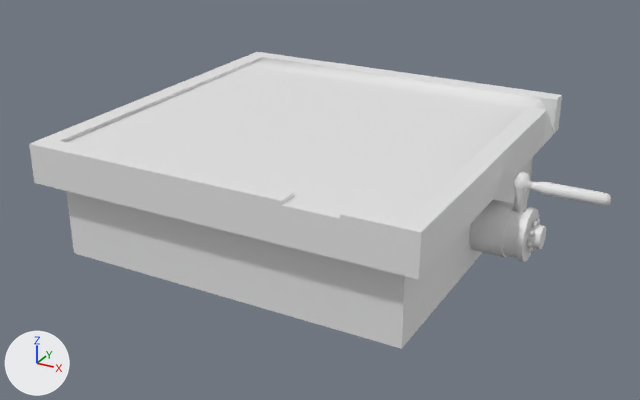
The glTF model assets/Models/Props/MapBoards/MapBoard1.glb: old version first, new version second.
One viewpoint serves both versions: a camera (50 mm lens) standing at (2.11, -3.8, 1.44) and looking at (0.1, -0.15, -0.38). The lights are fixed; the arrows at lower left show +X, +Y and +Z. The older version comes first.

Before the edit, the objects in view are built like this:
```python
me_cube = bpy.data.meshes.new('Cube')
me_cube.from_pydata(...)  # 75 vertices, 144 faces; spans x -1.0..1.0, y -1.0..1.0, z -0.6..0.0
me_cylinder = bpy.data.meshes.new('Cylinder')
me_cylinder.from_pydata(...)  # 192 vertices, 380 faces; spans x -0.131..0.317, y -0.131..0.131, z -0.131..0.131
me_cylinder_001 = bpy.data.meshes.new('Cylinder.001')
me_cylinder_001.from_pydata(...)  # 120 vertices, 236 faces; spans x -0.038..0.047, y -0.038..0.038, z -0.03..0.202
me_cylinder_002 = bpy.data.meshes.new('Cylinder.002')
me_cylinder_002.from_pydata(...)  # 80 vertices, 156 faces; spans x -0.04..0.395, y -0.03..0.03, z -0.03..0.03
ob_cube = bpy.data.objects.new('Cube', me_cube)
ob_cube.location = (0.0, 0.0, 0.0)
ob_cylinder = bpy.data.objects.new('Cylinder', me_cylinder)
ob_cylinder.location = (0.9, 0.0, -0.4)
ob_cylinder_001 = bpy.data.objects.new('Cylinder.001', me_cylinder_001)
ob_cylinder_001.location = (1.095, 0.0, -0.3)
ob_cylinder_002 = bpy.data.objects.new('Cylinder.002', me_cylinder_002)
ob_cylinder_002.location = (1.1, 0.0, -0.15)
```
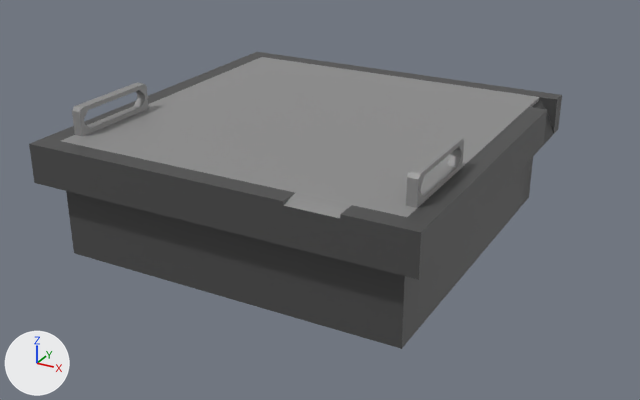
Diff of the bpy script that builds the scene:
```diff
--- a/assets/Models/Props/MapBoards/MapBoard1.glb.py
+++ b/assets/Models/Props/MapBoards/MapBoard1.glb.py
@@ mat_base @@
+mat_base = principled_material('Base')
+mat_base.base_color = (0.0712, 0.0712, 0.0712)  # dark grey #4b4b4b
@@ mat_sheet @@
+mat_sheet = principled_material('Sheet')
+mat_sheet.base_color = (0.268, 0.268, 0.268)  # grey #8d8d8d
@@ me_cube @@
 me_cube.from_pydata(...)  # 75 vertices, 144 faces; spans x -1.0..1.0, y -1.0..1.0, z -0.6..0.0
+me_cube.materials.append(mat_base)  # dark grey #4b4b4b
@@ me_cube_001 @@
+me_cube_001.from_pydata(...)  # 112 vertices, 228 faces; spans x -0.9..0.9, y -1.0..0.9, z -0.02..0.14
+me_cube_001.materials.append(mat_sheet)  # grey #8d8d8d
@@ ob_cylinder @@
-ob_cylinder = bpy.data.objects.new('Cylinder', me_cylinder)
-ob_cylinder.location = (0.9, 0.0, -0.4)
@@ ob_cylinder_001 @@
-ob_cylinder_001 = bpy.data.objects.new('Cylinder.001', me_cylinder_001)
-ob_cylinder_001.location = (1.095, 0.0, -0.3)
@@ ob_cylinder_002 @@
-ob_cylinder_002 = bpy.data.objects.new('Cylinder.002', me_cylinder_002)
-ob_cylinder_002.location = (1.1, 0.0, -0.15)
@@ ob_cube_001 @@
+ob_cube_001 = bpy.data.objects.new('Cube.001', me_cube_001)
+ob_cube_001.location = (0.0, 0.0, 0.0)
```

Changed parts and their boxes (x1, y1, x2, y2) in the pictures (640 x 400 px):
'Cube', recoloured (white to dark grey)
    both: (29, 52, 562, 349)
'Cube.001', added
    after: (61, 57, 539, 218)
'Cylinder', deleted
    before: (469, 200, 546, 262)
'Cylinder.002', deleted
    before: (514, 179, 611, 206)
'Cylinder.001', deleted
    before: (513, 172, 533, 213)
